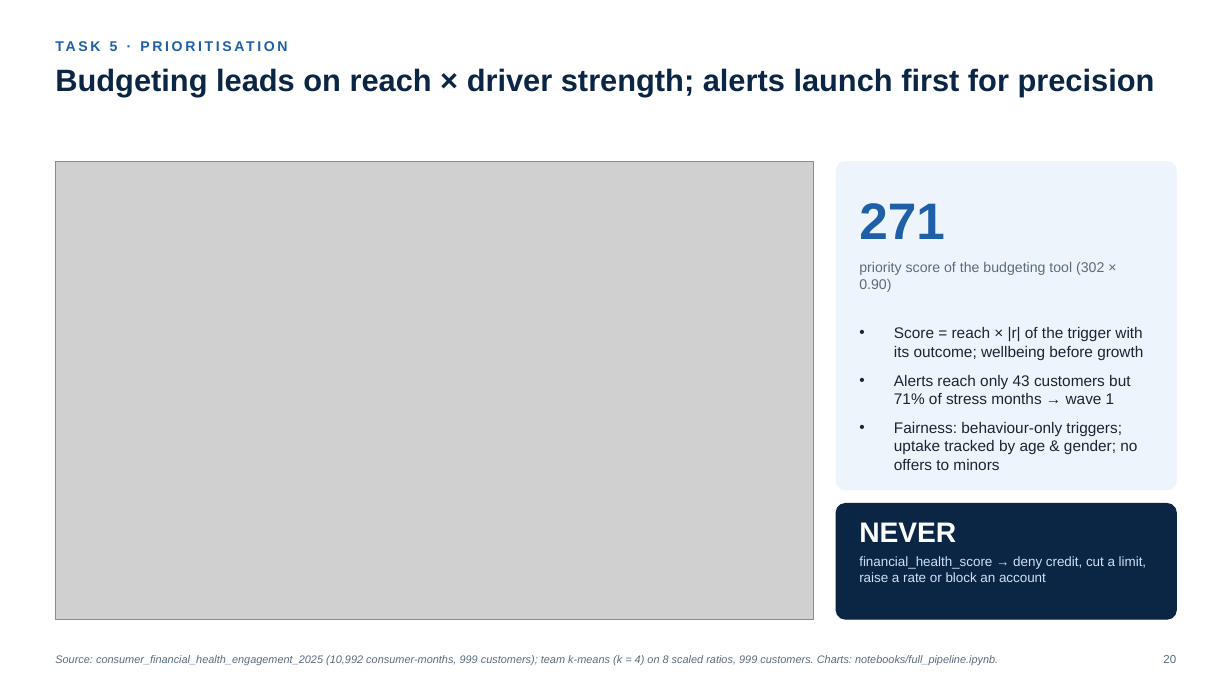
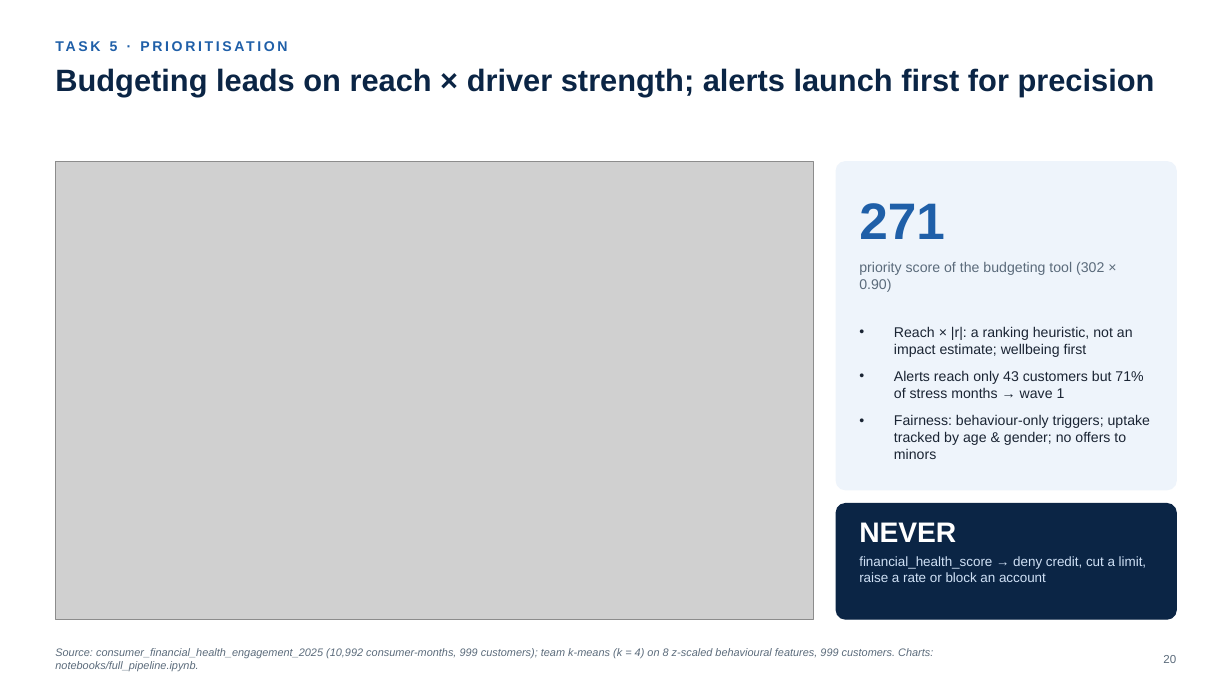
Before and after one commit to thanh-tai-435/BI10GroupYAPPERS, a slide deck: slide 20 of draft/YAPPERS_BI10_R01.pptx. Drawn at 1232x693 pixels with LibreOffice and Linux fonts; fonts in the diff are those of the drawing; grey boxes stand for pictures. Boxes give left, top, right and bottom in pixels: in the first picture for what was removed or moved away, otherwise in the second. Text is boxed around its words. In the diff, an @@ line names an element or a change of style, - is before the commit and + after.

```diff
--- a/draft/YAPPERS_BI10_R01.pptx
+++ b/draft/YAPPERS_BI10_R01.pptx
@@ text at (894, 326, 1133, 357): text changed; size 12 to 11 pt @@
-• Score = reach × |r| of the trigger with its outcome; wellbeing before growth
+• Reach × |r|: a ranking heuristic, not an impact estimate; wellbeing first
@@ text at (894, 370, 1150, 459): size 12 to 11 pt in "Alerts reach only 43 customers but 71% ...", "Fairness: behaviour-only triggers; uptake tracked by age ..." @@
@@ text at (55, 648, 933, 672): text changed @@
-Source: consumer_financial_health_engagement_2025 (10,992 consumer-months, 999 customers); team k-means (k = 4) on 8 scaled ratios, 999 customers. Charts: notebooks/full_pipeline.ipynb.
+Source: consumer_financial_health_engagement_2025 (10,992 consumer-months, 999 customers); team k-means (k = 4) on 8 z-scaled behavioural features, 999 customers. Charts: notebooks/full_pipeline.ipynb.
```
Also in this commit, not shown: 13 other slides changed, 7 other files.
